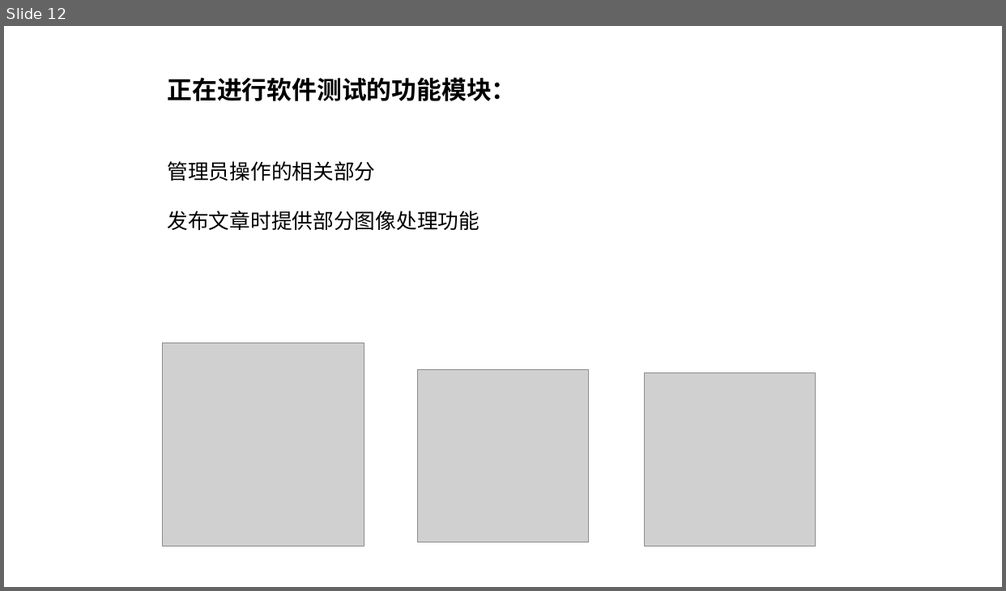
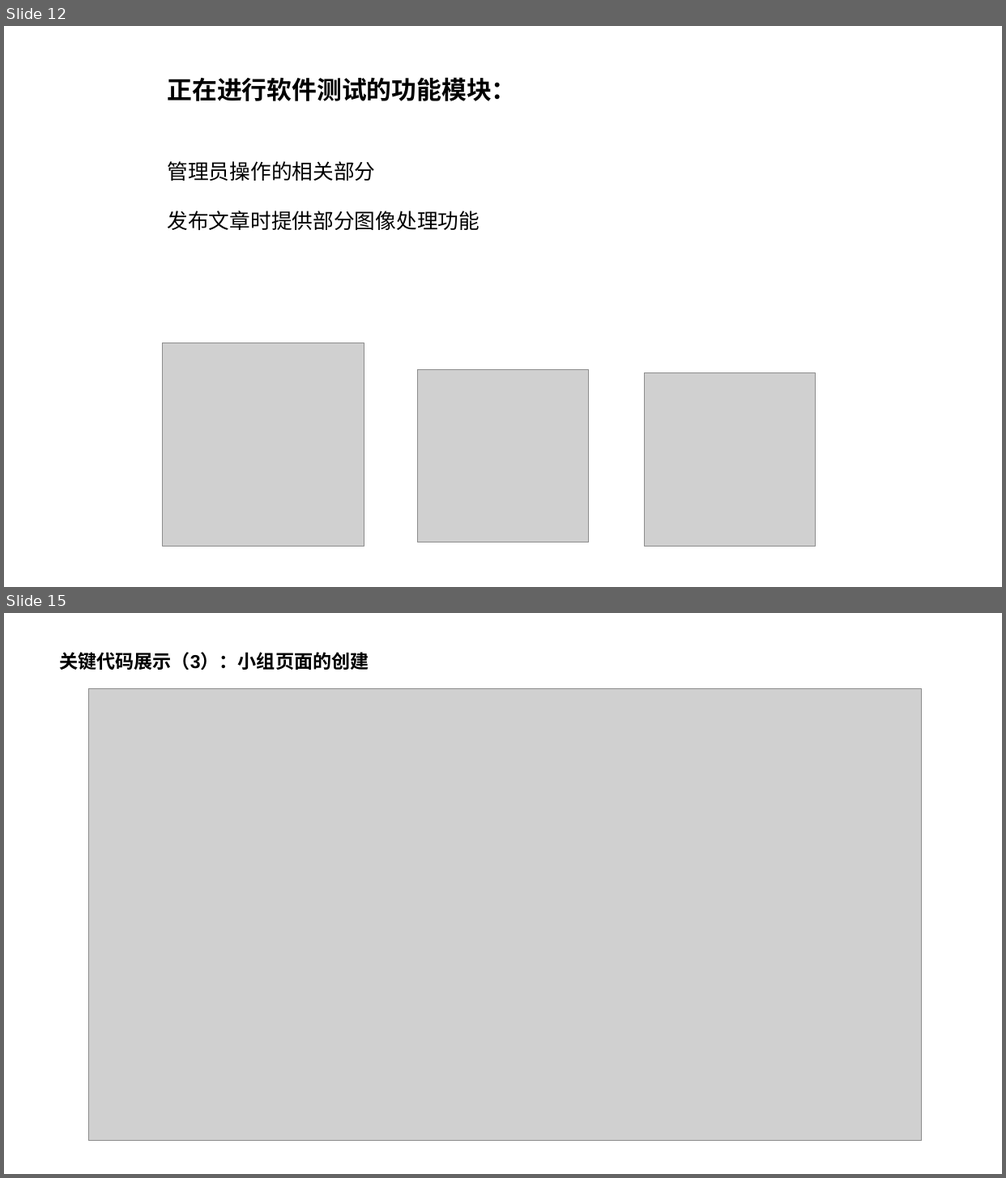
Before and after one commit to ACIUvU/nanuAPP, a slide deck: Documents/王琛越个人演示.pptx. Shown one above the other, each under a label of ours: slide 12 before the commit, slides 12 and 15 after it; the slides between them are not shown. The pictures are 1006x591 and 1006x1178 pixels, drawn with LibreOffice and Linux fonts; fonts in the diff are those of the drawing; grey boxes stand for pictures; background and template pictures are left out. Boxes give left, top, right and bottom in pixels: in the first picture for what was removed or moved away, otherwise in the second. Text is boxed around its words. In the diff, an @@ line names an element or a change of style, - is before the commit and + after.

```diff
--- a/Documents/王琛越个人演示.pptx
+++ b/Documents/王琛越个人演示.pptx
@@ slide 15 added at [4,613,1002,1174], background picture (left out) @@
@@ text added at [59,652,368,670], 18 pt, text #000000, bold @@
+关键代码展示（3）：小组页面的创建
@@ picture added at [88,688,921,1142] @@
```
Also in this commit, not shown: 4 other slides added, 2 other files.
